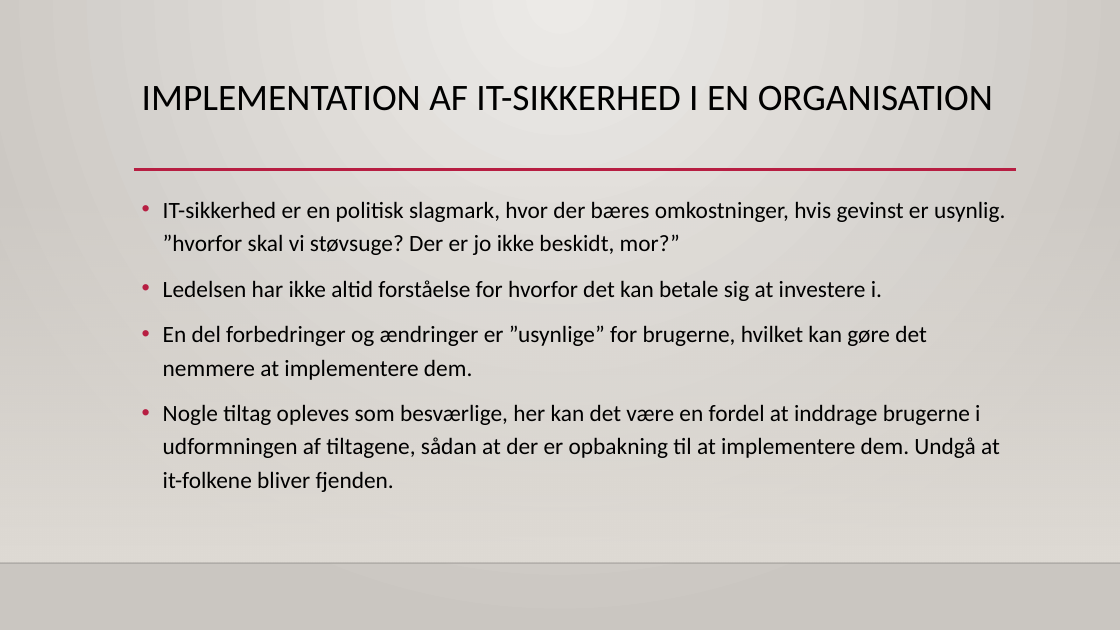
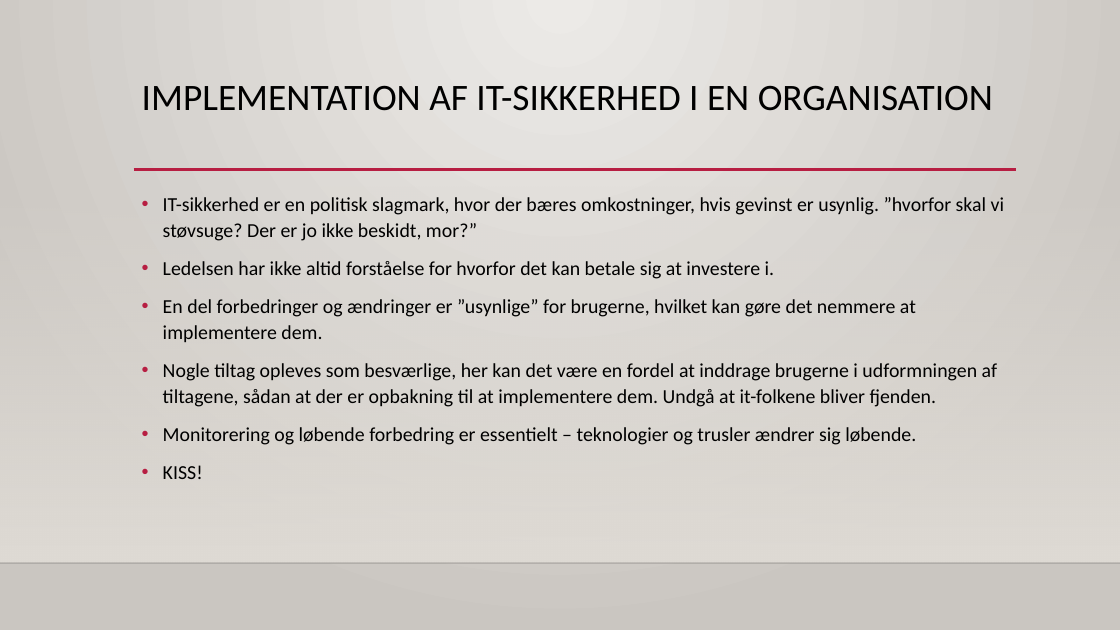
Before and after one commit to philipkaare/presentations, a slide deck: slide 15 of Smartlearning.dk/2018/IT-sikkerhed - webinar 2.pptx (slide 14 before the commit). Drawn at 1120x630 pixels with LibreOffice and Linux fonts; fonts in the diff are those of the drawing; background and template pictures are left out. Boxes give left, top, right and bottom in pixels: in the first picture for what was removed or moved away, otherwise in the second. Text is boxed around its words. In the diff, an @@ line names an element or a change of style, - is before the commit and + after.

```diff
--- a/Smartlearning.dk/2018/IT-sikkerhed - webinar 2.pptx
+++ b/Smartlearning.dk/2018/IT-sikkerhed - webinar 2.pptx
@@ text at <box>163,197,1004,407</box>: size 20 to 17 pt in "IT-sikkerhed er en politisk slagmark, hvor der ...", "Ledelsen har ikke altid forståelse for hvorfor ...", "En del forbedringer og ændringer er ”usynlige” ...", "Nogle tiltag opleves som besværlige, her kan ..."; line spacing 1.2 to 1.1 @@
@@ text at <box>163,427,916,479</box>: paragraphs added @@
+• Monitorering og løbende forbedring er essentielt – teknologier og trusler ændrer sig løbende.
+• KISS!
```
Also in this commit, not shown: 3 other slides changed, 1 slide added, 1 other file.
